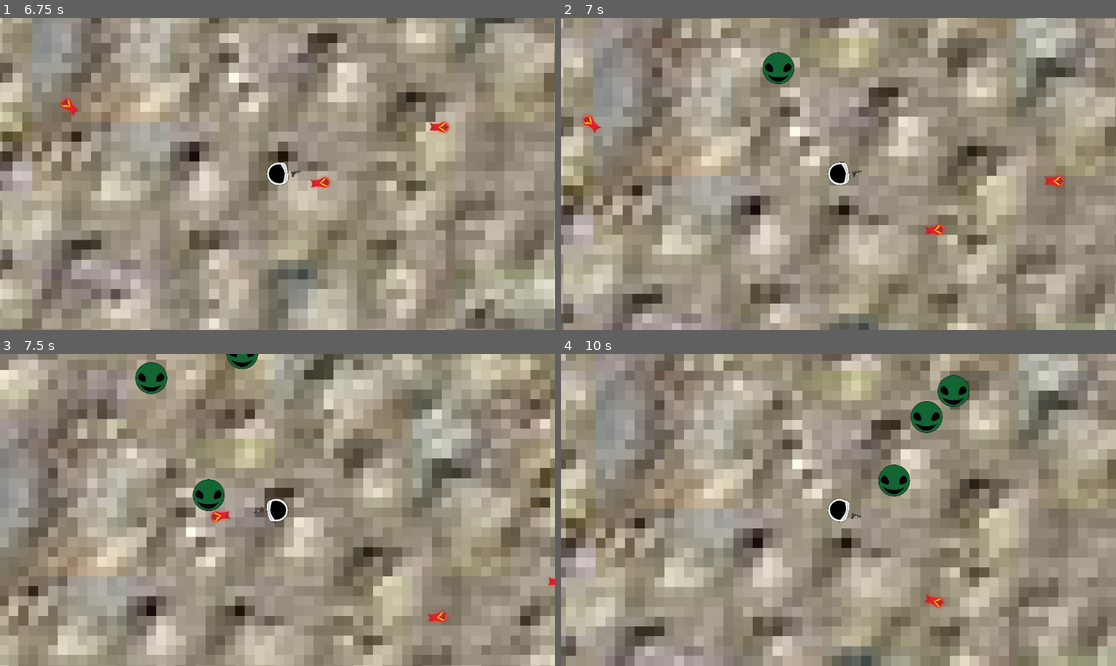
Above: before the commit, frames 1-4 (two rows, left to right).
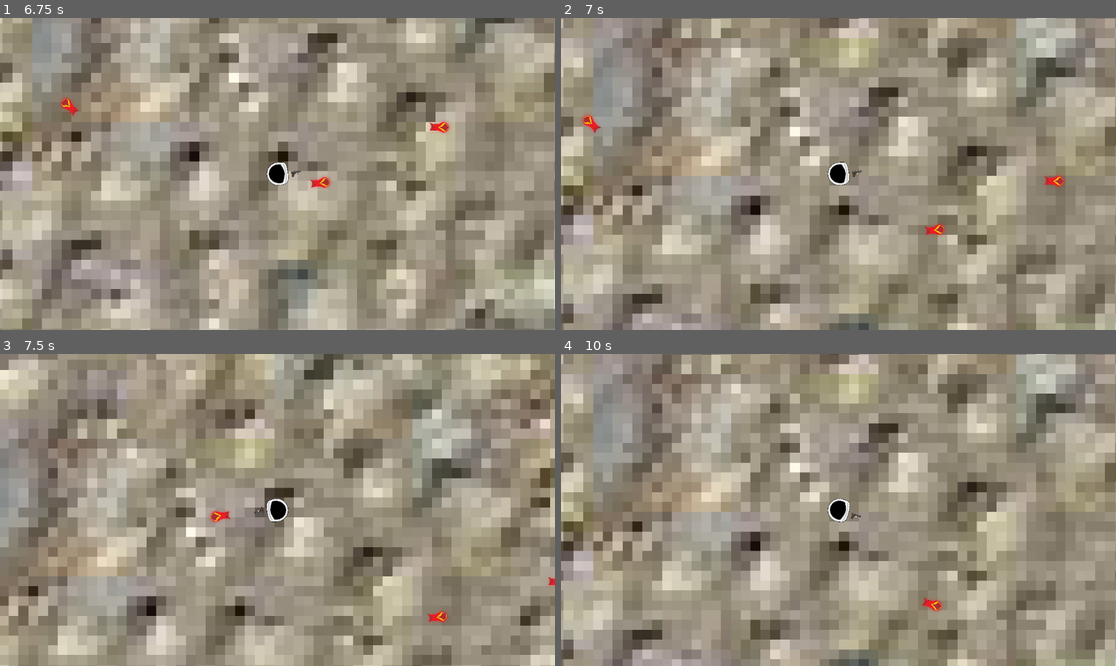
Above: after the commit, the same moments.

Repository: gkdjldgs/Spacegame
Game: Godot game, scene res://scripts/main.tscn
The game is run twice, just before and just after one commit, with the same random seed, the same clock (stepped at 60 frames per second) and the same inputs.
Inputs (mouse positions are in pixels of both pictures, inside the frame that each line leads up to):
- Up to frame 1 (6.75 s): tap Enter at 0.5 s; move the mouse to (399, 158) at 0.52 s; hold D (right) 0.53-1.28 s; click (399, 158) at 0.6 s; move the mouse to (166, 189) at 1.27 s; hold S (down) 1.28-2.03 s; click (166, 189) at 1.35 s; move the mouse to (333, 105) at 2.02 s; hold D (right) 2.03-2.78 s; tap Alt at 2.1, 5.1 s; click (333, 105) at 2.3 s; move the mouse to (249, 236) at 2.77 s; hold W (up) 2.78-3.53 s; tap Shift at 2.85, 5.85 s; click (249, 236) at 3.05 s; move the mouse to (444, 220) at 3.52 s; hold A (left) 3.53-5.03 s; click (444, 220) at 3.6 s; move the mouse to (111, 127) at 4.27 s; click (111, 127) at 4.35 s; move the mouse to (305, 174) at 5.02 s; hold S (down) 5.03-5.78 s; click (305, 174) at 5.3 s; move the mouse to (194, 96) at 5.77 s; hold D (right) 5.78-6.53 s; click (194, 96) at 6.05 s; move the mouse to (399, 158) at 6.52 s; hold W (up) from 6.53 s (still down); click (399, 158) at 6.6 s
- Up to frame 2 (7 s): keep holding W (up)
- Up to frame 3 (7.5 s): move the mouse to (166, 525) at 7.27 s; release W (up) at 7.28 s; hold D (right) from 7.28 s (still down); click (166, 525) at 7.35 s
- Up to frame 4 (10 s): move the mouse to (894, 441) at 8.02 s; release D (right) at 8.03 s; hold S (down) 8.03-8.78 s; tap Alt at 8.1 s; click (894, 441) at 8.3 s; move the mouse to (810, 572) at 8.77 s; hold A (left) 8.78-9.53 s; tap Shift at 8.85 s; click (810, 572) at 9.05 s; move the mouse to (1005, 556) at 9.52 s; hold W (up) from 9.53 s (still down); click (1005, 556) at 9.6 s

Frame 1 is identical in both runs. In frame 2, 0.5% of the frame differs, in the area x 36-43%, y 10-22%; in frame 3, 1.2%; in frame 4, 16%, in the area x 0-100%, y 0-100%.

Commit message:
GROUPS
So this is where I start on the 2nd week, and to start I'm trying to solve one of the issues i noticed last week: Bullets shot by a ufo would kill a freidnly alien. This is because the bullets for both the player and the ufos were considered the same which caused ufo bullets to act as if shot by the player, so they would kill their friends. I'm trying to remedy this through using a global variable which adds the bullets to a group, changing depending on who shot it. This is really funny because in the chat their fighting over the same variable..
Another problem I had, a tinier one is I did not like the naming system for the scripts, it was really dang confusing trying to figure out what script I wanted to use so I alphabetize them in the one orginization menu, and renamed ONE script from character_body_2d.gd -> player.gd
This was a bit annoying thou, it caused errorrs until I deleted the cache from the folders

Diff:
--- a/project.godot
+++ b/project.godot
@@ -22,6 +22,11 @@
 [editor_plugins]
 
 enabled=PackedStringArray("res://addons/godot_super-wakatime/plugin.cfg")
+
+[global_group]
+
+enemy=""
+play=""
 
 [input]
 
--- a/scripts/AI.gd
+++ b/scripts/AI.gd
@@ -23,6 +23,7 @@
 		State.ATTACK:
 			if player != null and weapon != null:
 				actor.rotation = actor.global_position.direction_to(player.global_position).angle()
+				autoload.group = true
 				weapon.shoot()
 			else:
 				print('no weapon or player')
@@ -42,7 +43,6 @@
 
 func _on_detectioner_body_entered(body: Node) -> void:
 	if body.is_in_group('play'):
-
 		set_state(State.ATTACK)
 		player = body
 
--- a/scripts/autoload.gd
+++ b/scripts/autoload.gd
@@ -7,7 +7,8 @@
 @onready var limit1 = 0
 @onready var limit2 = 0
 @onready var spawnlocation := 1
-signal bullet_fired(bullet, position, direction)
+@onready var group = false
+signal bullet_fired(bullet, position, direction, group)
 
 func _on_detection_1_body_entered(body: Node2D) -> void:
 	if body.has_method('player_hit'):
--- a/scripts/bullet.gd
+++ b/scripts/bullet.gd
@@ -33,5 +33,8 @@
 		self.queue_free()
 
 	elif body.has_method('handle_hit'):
-		body.handle_hit()
-		self.queue_free()
+		if self.is_in_group('enemy'):
+			pass
+		elif self.is_in_group('play'):
+			body.handle_hit()
+			self.queue_free()
--- a/scripts/enemy.gd
+++ b/scripts/enemy.gd
@@ -12,5 +12,4 @@
 	health -= autoload.damage
 	if health == 0:
 		autoload.score += 200
-		print(autoload.score)
 		self.queue_free()
--- a/scripts/enemy.tscn
+++ b/scripts/enemy.tscn
@@ -13,7 +13,7 @@
 [sub_resource type="CircleShape2D" id="CircleShape2D_qi2p4"]
 radius = 82.02438
 
-[node name="Node2D" type="Area2D"]
+[node name="Node2D" type="Area2D" groups=["enemy"]]
 script = ExtResource("1_4gyqm")
 
 [node name="weapon" parent="." instance=ExtResource("2_wvybr")]
--- a/scripts/enemy_2.gd
+++ b/scripts/enemy_2.gd
@@ -21,7 +21,7 @@
 	move_and_slide()
 
 func handle_hit():
-	health = 0
+	health -= 2
 	if health == 0:
 		autoload.score += 50
 		self.queue_free()
--- a/scripts/main.tscn
+++ b/scripts/main.tscn
@@ -68,8 +68,7 @@
 autostart = true
 
 [node name="AlienTimer" type="Timer" parent="."]
-wait_time = 0.965
-autostart = true
+wait_time = 0.405
 
 [node name="detection1" type="Area2D" parent="."]
 
--- a/scripts/manager.gd
+++ b/scripts/manager.gd
@@ -1,6 +1,10 @@
 extends Node
 
-func handle_bullet_spawned(bullet,position,direction):
+func handle_bullet_spawned(bullet,position,direction,group):
 	add_child(bullet)
 	bullet.global_position = position
 	bullet.set_direction(direction)
+	if group == true:
+		bullet.add_to_group('enemy')
+	elif group == false:
+		bullet.add_to_group('play')
--- a/scripts/character_body_2d.gd
+++ b/scripts/player.gd
@@ -25,6 +25,7 @@
 
 func _unhandled_input(event: InputEvent) -> void:
 	if event.is_action_released("click"):
+		autoload.group = false
 		weapon.shoot()
 
 func player_hit():
--- a/scripts/player.tscn
+++ b/scripts/player.tscn
@@ -1,6 +1,6 @@
 [gd_scene load_steps=7 format=3 uid="uid://ccfhqh8b837fa"]
 
-[ext_resource type="Script" uid="uid://dtfwvgkai6iy5" path="res://scripts/character_body_2d.gd" id="1_fhbv5"]
+[ext_resource type="Script" uid="uid://b6vpr054oidvd" path="res://scripts/player.gd" id="1_fhbv5"]
 [ext_resource type="Texture2D" uid="uid://dpnhjbjprg5ie" path="res://images/players.png" id="2_pqap4"]
 [ext_resource type="Texture2D" uid="uid://db8g1nyk80a4j" path="res://images/glock.png" id="3_2c7ny"]
 [ext_resource type="PackedScene" uid="uid://8vaw3h13p0io" path="res://scripts/health.tscn" id="4_pqap4"]
@@ -10,7 +10,7 @@
 radius = 9.23077
 height = 24.615387
 
-[node name="CharacterBody2D" type="CharacterBody2D" groups=["play"]]
+[node name="CharacterBody2D" type="CharacterBody2D" groups=["enemy", "play"]]
 script = ExtResource("1_fhbv5")
 
 [node name="CollisionShape2D" type="CollisionShape2D" parent="."]
--- a/scripts/weapon.gd
+++ b/scripts/weapon.gd
@@ -12,7 +12,9 @@
 	if AttackCooldown.is_stopped():
 		var bullet_instance = bullet.instantiate()
 		var direction = (gundirection.global_position - gunend.global_position).normalized()
-		autoload.emit_signal("bullet_fired",bullet_instance,gunend.global_position,direction)
+		var group = autoload.group
+		print(group)
+		autoload.emit_signal("bullet_fired",bullet_instance,gunend.global_position,direction, group)
 		AttackCooldown.start()
 	else:
 		pass
Not shown, removed: scripts/character_body_2d.gd.uid
Not shown, added: scripts/player.gd.uid
